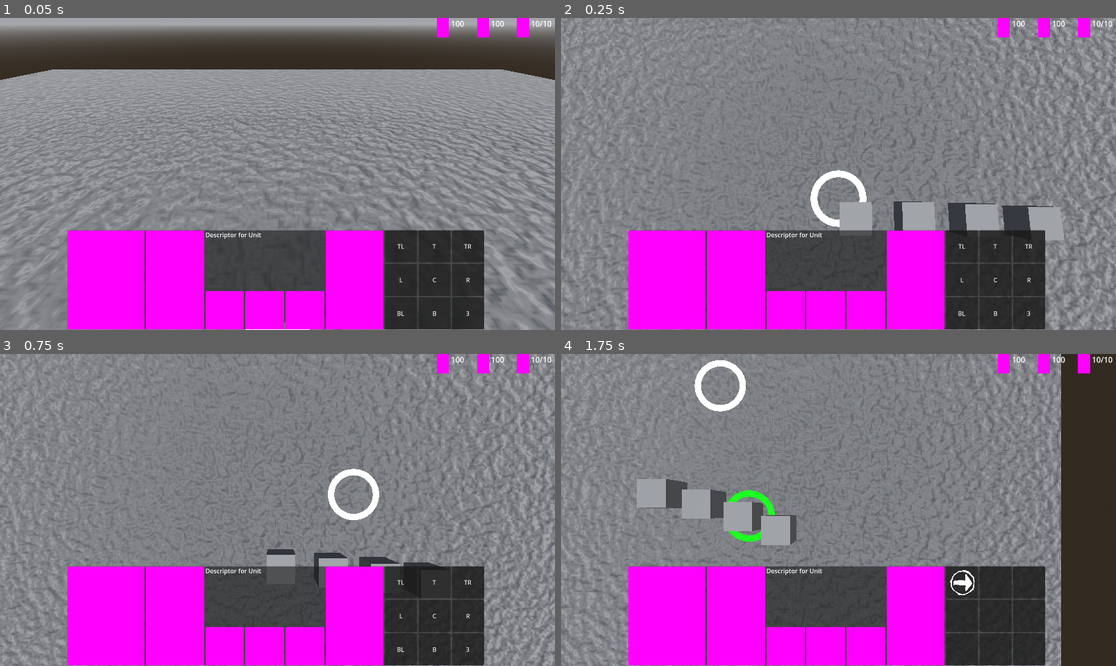
Above: before the commit, frames 1-4 (two rows, left to right).
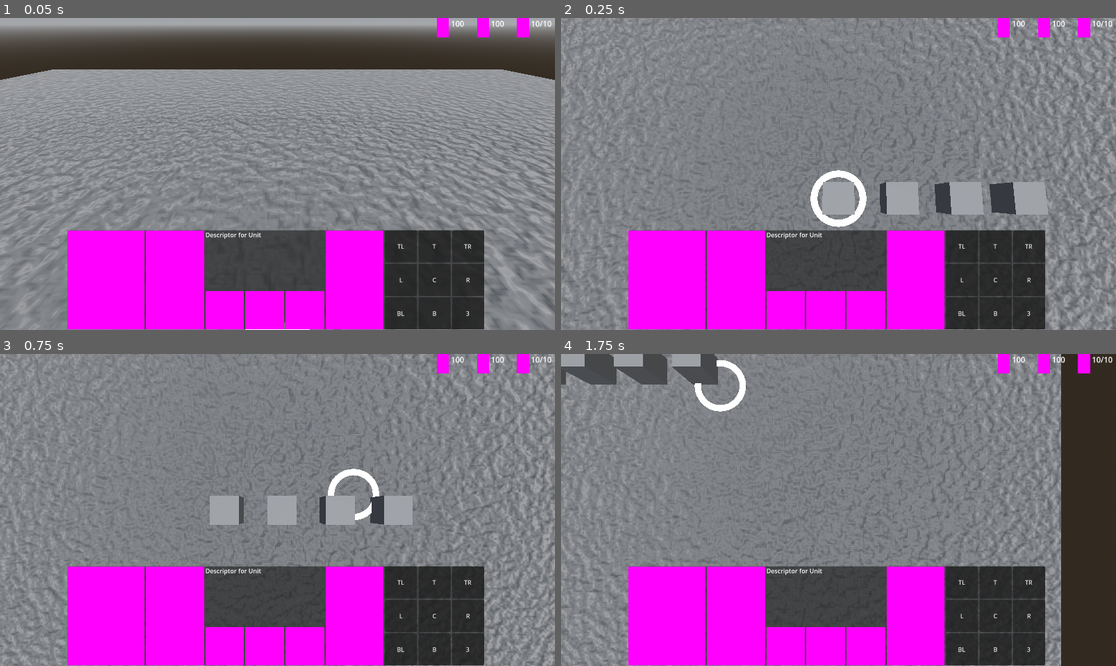
Above: after the commit, the same moments.

Repository: MichaelMacha/FakeCraft
Game: Godot game, scene res://map.tscn
The game is run twice, just before and just after one commit, with the same random seed, the same clock (stepped at 60 frames per second) and the same inputs.
Inputs (mouse positions are in pixels of both pictures, inside the frame that each line leads up to):
- Up to frame 1 (0.05 s): no input
- Up to frame 2 (0.25 s): no input
- Up to frame 3 (0.75 s): move the mouse to (399, 494) at 0.52 s; hold D (east) from 0.53 s (still down); click (399, 494) at 0.6 s
- Up to frame 4 (1.75 s): right-click (960, 494) at 0.8 s; move the mouse to (727, 525) at 1.27 s; release D (east) at 1.28 s; hold S (south) from 1.28 s (still down); right-click (727, 525) at 1.35 s; click (727, 525) at 1.55 s

Frame 1 is identical in both runs. In frame 2, 4.7% of the frame differs, in the area x 47-91%, y 52-72%; in frame 3, 3.2%; in frame 4, 5.4%, in the area x 0-85%, y 0-96%.

Commit message:
Got right-click actions functioning
By the manual, StarCraft has right-click engage "intelligent commands"
based on context. It appears to go with whichever action is most
appropriate for the unit; marines Move, SCVs Gather. So, each unit is
associated with a behavior which is most sensible for them.

On right click, each selected unit carriest out its "right_behavior"
action.

Diff:
--- a/project.godot
+++ b/project.godot
@@ -67,6 +67,11 @@
 "events": [Object(InputEventKey,"resource_local_to_scene":false,"resource_name":"","device":-1,"window_id":0,"alt_press …(195 unchanged characters)…
 ]
 }
+act={
+"deadzone": 0.5,
+"events": [Object(InputEventMouseButton,"resource_local_to_scene":false,"resource_name":"","device":-1,"window_id":0,"alt_pressed":false,"shift_pressed":false,"ctrl_pressed":false,"meta_pressed":false,"button_mask":2,"position":Vector2(365, 19),"global_position":Vector2(374, 65),"factor":1.0,"button_index":2,"canceled":false,"pressed":true,"double_click":false,"script":null)
+]
+}
 
 [layer_names]
 
--- a/ui.gd
+++ b/ui.gd
@@ -27,6 +27,7 @@
 
 func _physics_process(_delta: float) -> void:
 	if update_frame == Engine.get_process_frames():
+		print("Update UI")
 		update_ui()
 
 func _process(_delta: float) -> void:
@@ -47,6 +48,13 @@
 
 				#After click is handled, assume a drag.
 				state = SelectState.DRAG
+			elif event.is_action("act") and event.pressed:
+				#Get each selected unit
+				for unit in units.get_children() \
+					.filter(func(unit): return unit.selected):
+					var loc = pick(event.position)
+					if not loc.is_empty():
+						unit.right_behavior.handle_input(event, loc.position)
 		SelectState.DRAG:
 			if event.is_action("select") and not event.pressed:
 				var result = pick(event.position)
@@ -125,7 +133,6 @@
 	# basic sort
 
 	var entity : Entity = get_selection_priority()
-	print("Selected entity: ", entity)
 
 	if entity:
 		# We make certain enforced assumptions about entities.
@@ -134,7 +141,6 @@
 		assert(entity.has_node("Controls"))
 
 		var controls := entity.get_node("Controls")
-		print("Controls: ", controls)
 
 		#Iterate over all locations
 		#	Find matching control button and place its graphic
@@ -155,6 +161,7 @@
 				sig.disconnect(item.callable)
 
 		for index in buttons.get_child_count():
+			print("Index: ", index)
 			var button_loc : ControlButton.ButtonLocation = \
 				ControlButton.ButtonLocation.values()[index]
 			var button : Button = buttons.get_child(index)
--- a/unit.gd
+++ b/unit.gd
@@ -16,12 +16,23 @@
 ## Identifies the unit type to the game manager
 @export var unit_type : Manager.UnitType = Manager.UnitType.GENERIC_UNIT
 
-var move_queue : Array[Vector3] \
+## Action to perform when unit has priority on right-click
+@export var right_behavior : MouseBehavior
+
+var move_queue : Array[Vector3] #\
 	#Debug list:
-	= [Vector3(12.0, 0.0, 12.0), Vector3(12.0, 0.0, -12.0), Vector3(0.0, 0.0, 0.0)]
+	#= [Vector3(12.0, 0.0, 12.0), Vector3(12.0, 0.0, -12.0), Vector3(0.0, 0.0, 0.0)]
 
 
 @onready var ui : UI = $"/root/Map/UI"
+
+
+func _ready() -> void:
+	#do universals
+	super._ready()
+
+	#TODO: This should be configurable per unit
+	self.right_behavior = $/root/Map/Mouse/WalkBehavior
 
 ## Replaces the whole move queue with a single point
 func go(point : Vector3) -> void:
--- a/walk_behavior.gd
+++ b/walk_behavior.gd
@@ -14,6 +14,4 @@
 		else:
 			unit.go(projection)
 
-	print(ui.selected_units())
-
 	$"..".switch_behavior($"../MouseBehavior")
Not shown, removed: .FakeCraft Notes.kate-swp
Not shown, changed: FakeCraft Notes
